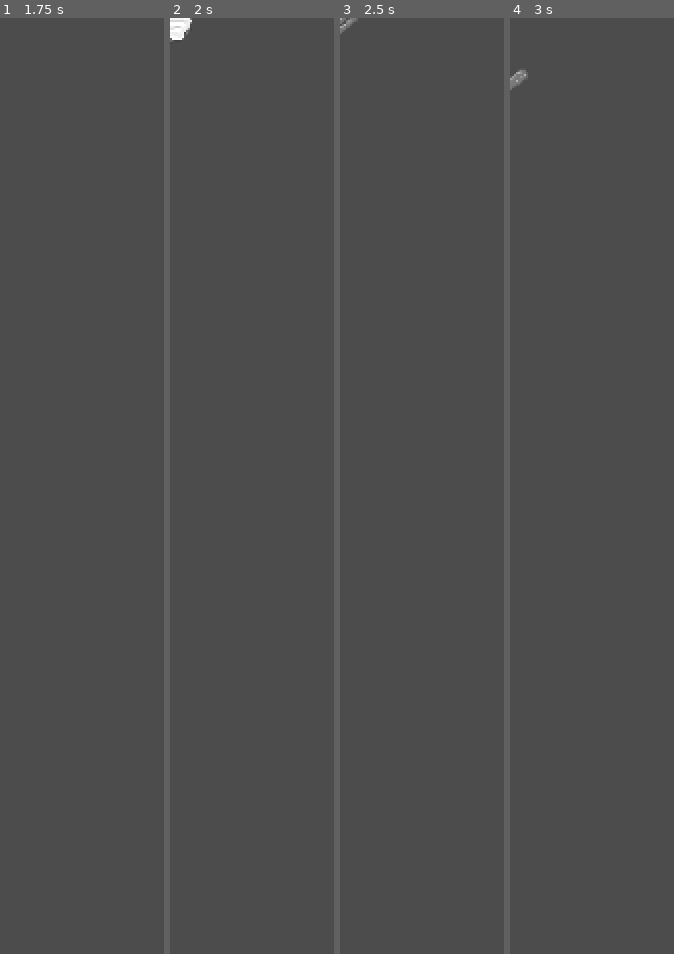
Above: before the commit, frames 1-4 (left to right).
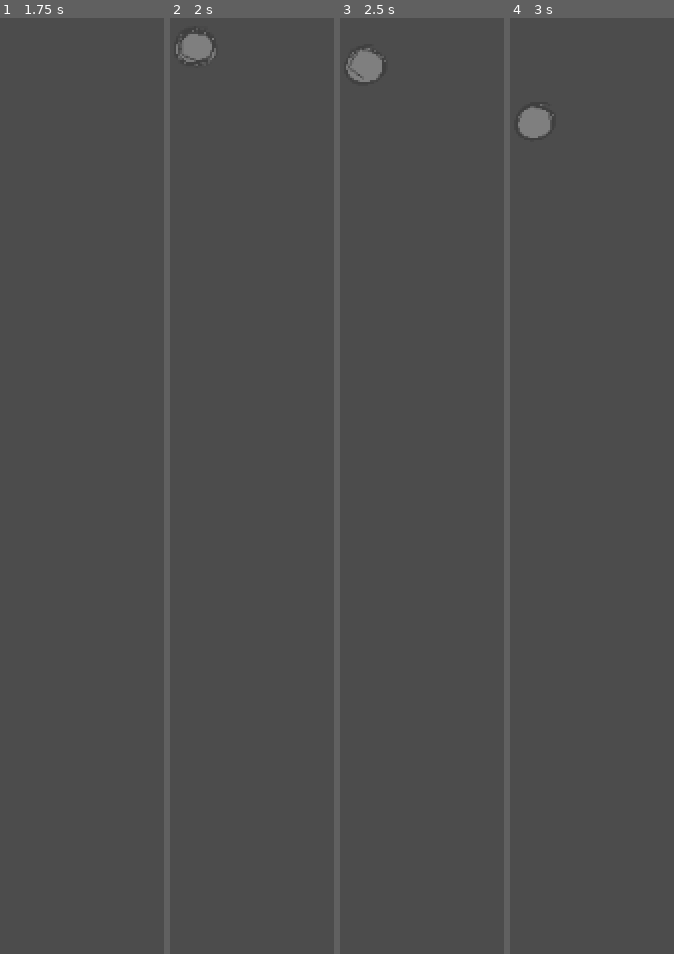
Above: after the commit, the same moments.

Repository: UVCity/game
Game: Godot game, scene res://SpawnNodes/SpawnNodes.tscn
The game is run twice, just before and just after one commit, with the same random seed, the same clock (stepped at 60 frames per second) and the same inputs. The project has no main scene, so this scene is started directly.
Inputs (mouse positions are in pixels of both pictures, inside the frame that each line leads up to):
- Up to frame 1 (1.75 s): tap Enter at 0.5 s; move the mouse to (outside the picture) at 0.52 s; tap Space at 1.25 s; move the mouse to (outside the picture) at 1.27 s
- Up to frame 2 (2 s): no input
- Up to frame 3 (2.5 s): tap Enter at 2 s; move the mouse to (outside the picture) at 2.02 s
- Up to frame 4 (3 s): move the mouse to (outside the picture) at 2.77 s

Frame 1 is identical in both runs. In frame 2, 0.7% of the frame differs, in the area x 0-29%, y 0-6%; in frame 3, 0.6%; in frame 4, 0.6%.

Commit message:
Edit horrible spawnNode.gd & .tscn

Diff:
--- a/Project/SpawnNodes/SpawnNodes.gd
+++ b/Project/SpawnNodes/SpawnNodes.gd
@@ -7,6 +7,12 @@
 
 func rand():
 	return (randi()%3)
+
+func randVector():
+	var value_between_1_and_6 = (rand()+rand())
+	var multiply_value = (value_between_1_and_6*value_between_1_and_6)
+	var rand_vector = (Vector2( (multiply_value*multiply_value), (multiply_value*multiply_value) ) )
+	return rand_vector
 
 func _rockpaperscissors(randResult):
 	if randResult == 0:
@@ -18,17 +24,13 @@
 
 func gift():
 	var _object = _rockpaperscissors(rand()).instance()
-	_object.position = Vector2(0,0)
+	_object.position = randVector()
 	return _object
 
-func function2():
-	for i in get_child_count():
-		var c = get_child(i)
-		c.add_child(gift())
-
 func spawn():
-	if _time.time_left < 0.1:
-		function2()
+	if _time.time_left < 0.021:
+		add_child(gift())
 
 func _process(_delta:float)->void:
+	randomize()
 	spawn()
--- a/Project/SpawnNodes/SpawnNodes.tscn
+++ b/Project/SpawnNodes/SpawnNodes.tscn
@@ -5,8 +5,6 @@
 [node name="SpawnNode" type="Node2D"]
 script = ExtResource( 1 )
 
-[node name="spawn000" type="Position2D" parent="."]
-
 [node name="Timer" type="Timer" parent="."]
 wait_time = 2.0
 autostart = true
